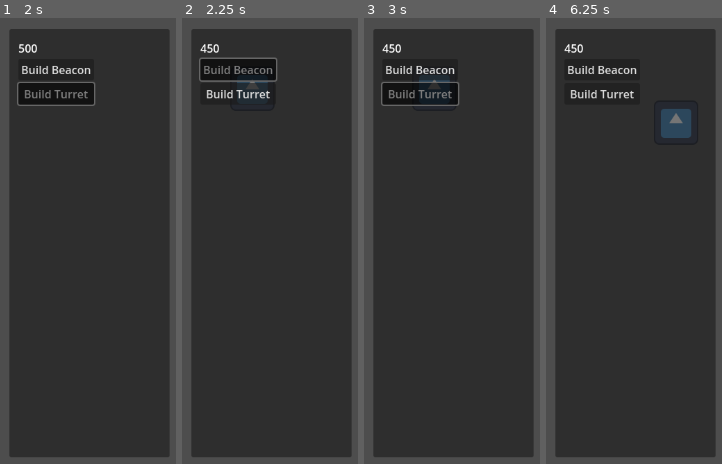
Above: before the commit, frames 1-4 (left to right).
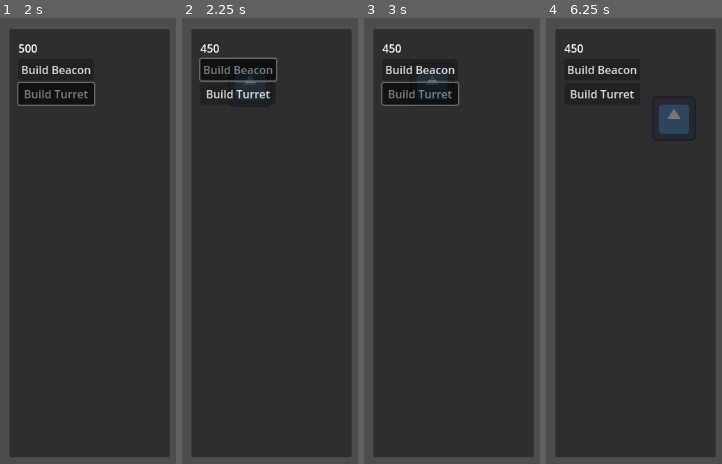
Above: after the commit, the same moments.

Repository: Li05j/it-spreads-gamejam
Game: Godot game, scene res://scenes/main/main.tscn
Same seed, same stepped clock (60 frames per second), same inputs: the game is played once before the commit and once after it. The engine's default icon, where the game draws it, is replaced by a stand-in: a white triangle on a blue panel in a dark square.
Inputs (mouse positions are in pixels of both pictures, inside the frame that each line leads up to):
- Up to frame 1 (2 s): click "Build Beacon" at 0.5 s; click "Build Turret" at 1.25 s
- Up to frame 2 (2.25 s): click "Build Beacon" at 2 s
- Up to frame 3 (3 s): click "Build Turret" at 2.75 s
- Up to frame 4 (6.25 s): click "Build Beacon" at 3.5 s; click "Build Turret" at 4.25 s; tap Enter at 5 s; move the mouse to (outside the picture) at 5.02 s; click (outside the picture) at 5.17 s; tap Space at 5.75 s; drag from (outside the picture) to (outside the picture) at 5.77 s

Frame 1 is identical in both runs. In frame 2, less than 0.1% of the frame differs, in the area x 30-49%, y 13-16%; in frame 3, 0.1%; in frame 4, 0.5%, in the area x 64-83%, y 19-27%.

Commit message:
enemy propagation wip

Diff:
--- /dev/null
+++ b/scenes/enemy/enemy.tscn
@@ -0,0 +1,16 @@
+[gd_scene load_steps=3 format=3 uid="uid://t6vnsmbnvddp"]
+
+[sub_resource type="Curve" id="Curve_s5g2o"]
+_data = [Vector2(0.417582, 0.505494), 0.0, 0.0, 0, 0]
+point_count = 1
+
+[sub_resource type="CurveTexture" id="CurveTexture_ogdw3"]
+width = 64
+texture_mode = 1
+curve = SubResource("Curve_s5g2o")
+
+[node name="Enemy" type="Node2D"]
+
+[node name="Sprite2D" type="Sprite2D" parent="."]
+scale = Vector2(1, 250)
+texture = SubResource("CurveTexture_ogdw3")
--- a/scenes/main/camera.gd
+++ b/scenes/main/camera.gd
@@ -24,5 +24,4 @@
 			drag_start_pos = mouse_pos
 
 func _process(delta):
-	if drag_enabled:
-		global_position = target_pos
+	global_position = target_pos
--- a/scenes/main/enemyManager.gd
+++ b/scenes/main/enemyManager.gd
@@ -1,11 +1,29 @@
-extends Node
+class_name EnemyManager extends Node
 
+var enemyTiles = [] # tiles occupied by enemies
+var enemySources = [] # tiles that can spread
 
-# Called when the node enters the scene tree for the first time.
-func _ready():
-	pass # Replace with function body.
+var map = null
 
+func use_tilemap(tilemap):
+	map = tilemap
 
-# Called every frame. 'delta' is the elapsed time since the previous frame.
-func _process(delta):
+func run_iteration(delta):
+	for source in enemySources:
+		spread(source)
+
+func spread(source):
+	# TODO: spread in 4 directions if possible
+	# if spread reaches 100, add to sources list
+	var adjacent_list = [
+		Vector2(-1, 0),
+		Vector2(1, 0),
+		Vector2(0, -1),
+		Vector2(0, 1)
+	]
+	for direction in adjacent_list:
+		var tile = map.tile_size * direction + source
+		if is_spreadable(tile): enemyTiles[tile] += 10
+
+func is_spreadable(tile):
 	pass
--- a/scenes/main/main.gd
+++ b/scenes/main/main.gd
@@ -7,14 +7,18 @@
 # Preload the turret scene
 var TurretScene = preload("res://scenes/turret/turret.tscn")
 
+const EnemyManager = preload("res://scenes/main/enemyManager.gd")
+
 var active_button = null
 var gold = INITIAL_GOLD # Initial gold value
 
 var map: Dictionary = {}
+var enemy_manager = EnemyManager.new()
 
 func _ready():
 	set_process_input(true)
 	$canvas/controlPanel/VBox/goldDisplay.text = str(gold)
+	enemy_manager.use_tilemap($tilemap)
 
 func _input(event):
 	if event is InputEventMouseButton and event.pressed:
--- a/scenes/main/main.tscn
+++ b/scenes/main/main.tscn
@@ -1,8 +1,7 @@
-[gd_scene load_steps=6 format=3 uid="uid://c7vhyo0malpeg"]
+[gd_scene load_steps=5 format=3 uid="uid://c7vhyo0malpeg"]
 
 [ext_resource type="Script" path="res://scenes/main/main.gd" id="1_ljk6n"]
 [ext_resource type="ButtonGroup" uid="uid://cgrokv7q16c1n" path="res://button-groups/buildButtons.tres" id="2_ojkpf"]
-[ext_resource type="Script" path="res://scenes/main/enemyManager.gd" id="3_mkfr4"]
 [ext_resource type="Script" path="res://scenes/main/camera.gd" id="3_ms6e4"]
 
 [sub_resource type="TileSet" id="TileSet_2ygf7"]
@@ -28,11 +27,8 @@
 rendering_quadrant_size = 128
 format = 2
 
-[node name="enemyManager" type="Node" parent="."]
-script = ExtResource("3_mkfr4")
-
 [node name="camera" type="Camera2D" parent="."]
-position = Vector2(574, 318)
+position = Vector2(577, 324)
 script = ExtResource("3_ms6e4")
 
 [node name="canvas" type="CanvasLayer" parent="."]
